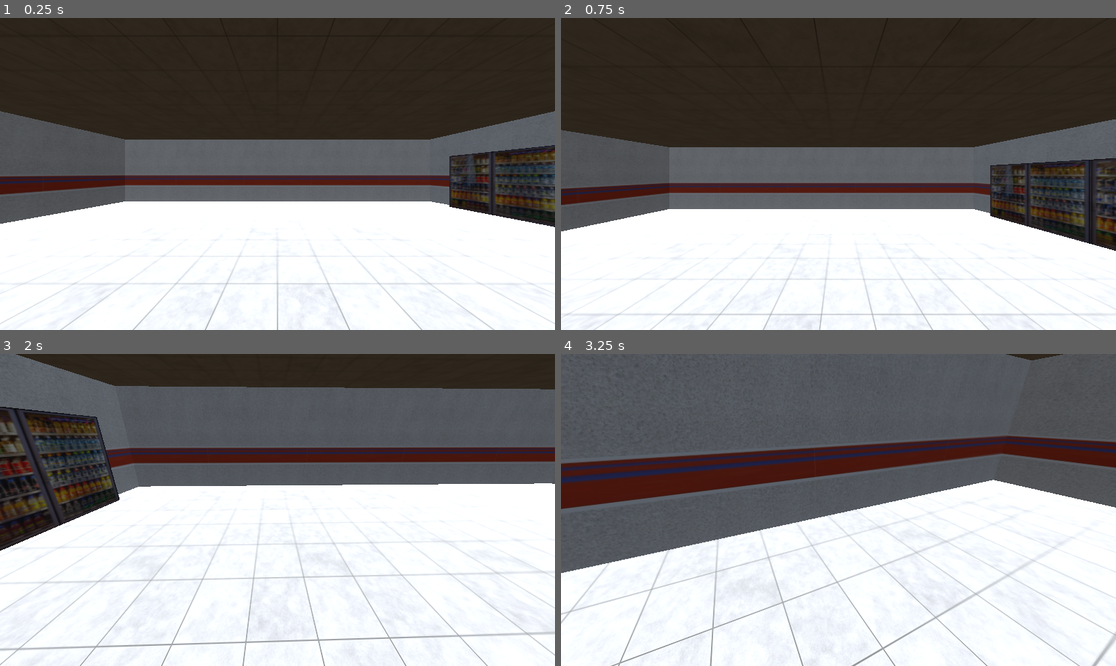
Above: before the commit, frames 1-4 (two rows, left to right).
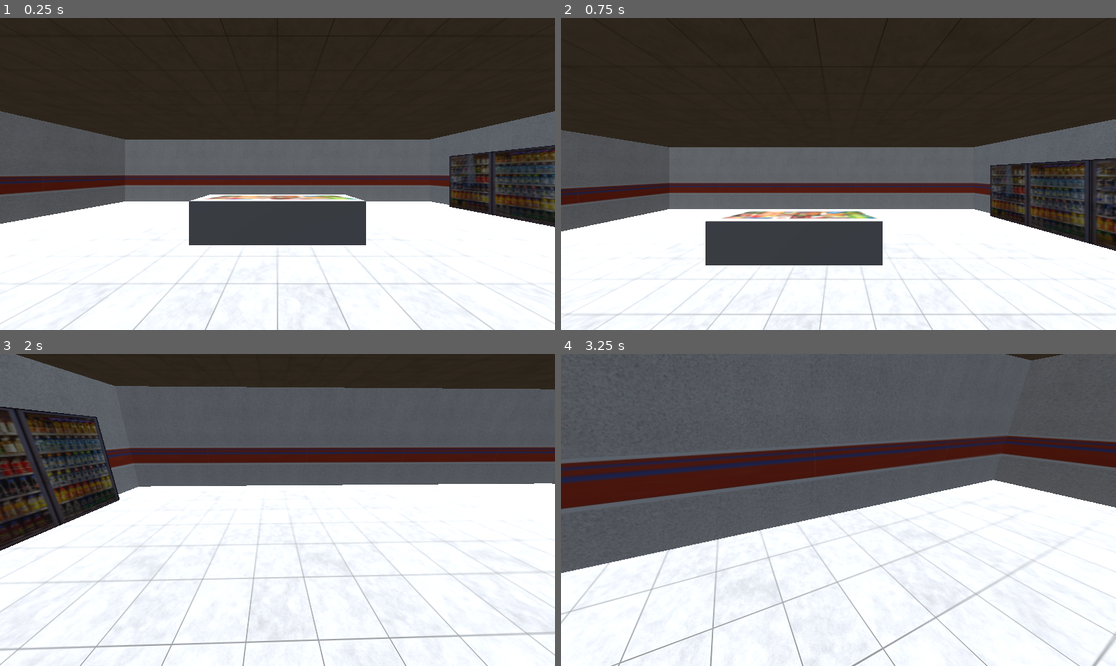
Above: after the commit, the same moments.

Repository: SigHelLun/Famished2
Game: Godot game, scene res://GasStation.tscn
The game is run twice, just before and just after one commit, with the same random seed, the same clock (stepped at 60 frames per second) and the same inputs. This scene is started directly instead of the project's main scene.
Inputs (mouse positions are in pixels of both pictures, inside the frame that each line leads up to):
- Up to frame 1 (0.25 s): no input
- Up to frame 2 (0.75 s): tap Enter (ui_accept) at 0.5 s; move the mouse to (960, 158) at 0.52 s; hold D (move_right) from 0.53 s (still down); click (960, 158) at 0.67 s
- Up to frame 3 (2 s): tap Enter (ui_accept) at 0.77, 1.52 s; move the mouse to (249, 510) at 1.27 s; release D (move_right) at 1.28 s; hold W (move_forward) from 1.28 s (still down)
- Up to frame 4 (3.25 s): keep holding W (move_forward); move the mouse to (849, 503) at 2.02 s; move the mouse to (832, 516) at 2.77 s; tap Enter (ui_accept) at 3.02 s

The runs differ from the first frame. In frame 1, 5.1% of the frame differs, in the area x 34-66%, y 56-73%; in frame 2, 5.1%, in the area x 26-58%, y 61-80%; in frame 3, less than 0.1%; in frame 4, nothing differs.

Commit message:
freezer

Diff:
--- a/GasStation.tscn
+++ b/GasStation.tscn
@@ -1,10 +1,11 @@
-[gd_scene load_steps=21 format=3 uid="uid://d3f0pup8urgpg"]
+[gd_scene load_steps=26 format=3 uid="uid://d3f0pup8urgpg"]
 
 [ext_resource type="Texture2D" uid="uid://bxi4fp35upgmw" path="res://GasStationTextures/new-gas-wall2.jpg" id="1_4kvxd"]
 [ext_resource type="PackedScene" uid="uid://c0x1iwtno5yx1" path="res://player.tscn" id="1_w2owo"]
 [ext_resource type="Texture2D" uid="uid://mfndhx6ey3b0" path="res://GasStationTextures/Ceramic-Floor-Tiles-3.jpg" id="3_a3swj"]
 [ext_resource type="Texture2D" uid="uid://dmysufgu6sbrl" path="res://GasStationTextures/4423811.62fe8f8932b27.jpeg" id="4_12e8o"]
 [ext_resource type="Texture2D" uid="uid://dl0p3i0d4fi4m" path="res://GasStationTextures/istockphoto-1148892236-612x612.jpg" id="5_5x017"]
+[ext_resource type="Texture2D" uid="uid://cqy463pgfi5il" path="res://GasStationTextures/Freezer2.png" id="6_wtvbs"]
 
 [sub_resource type="StandardMaterial3D" id="StandardMaterial3D_whi52"]
 albedo_texture = ExtResource("1_4kvxd")
@@ -56,6 +57,19 @@
 
 [sub_resource type="BoxMesh" id="BoxMesh_ruvuv"]
 material = SubResource("StandardMaterial3D_pijto")
+
+[sub_resource type="BoxMesh" id="BoxMesh_kqsbs"]
+
+[sub_resource type="StandardMaterial3D" id="StandardMaterial3D_1redh"]
+albedo_texture = ExtResource("6_wtvbs")
+uv1_scale = Vector3(1, 0.8, 0.8)
+uv1_offset = Vector3(0, 0.1, 0)
+
+[sub_resource type="PlaneMesh" id="PlaneMesh_b7moe"]
+material = SubResource("StandardMaterial3D_1redh")
+
+[sub_resource type="ConcavePolygonShape3D" id="ConcavePolygonShape3D_sil4p"]
+data = PackedVector3Array(-0.5, 0.5, 0.5, 0.5, 0.5, 0.5, -0.5, -0.5, 0.5, 0.5, 0.5, 0.5, 0.5, -0.5, 0.5, -0.5, -0.5, 0.5, 0.5, 0.5, -0.5, -0.5, 0.5, -0.5, 0.5, -0.5, -0.5, -0.5, 0.5, -0.5, -0.5, -0.5, -0.5, 0.5, -0.5, -0.5, 0.5, 0.5, 0.5, 0.5, 0.5, -0.5, 0.5, -0.5, 0.5, 0.5, 0.5, -0.5, 0.5, -0.5, -0.5, 0.5, -0.5, 0.5, -0.5, 0.5, -0.5, -0.5, 0.5, 0.5, -0.5, -0.5, -0.5, -0.5, 0.5, 0.5, -0.5, -0.5, 0.5, -0.5, -0.5, -0.5, 0.5, 0.5, 0.5, -0.5, 0.5, 0.5, 0.5, 0.5, -0.5, -0.5, 0.5, 0.5, -0.5, 0.5, -0.5, 0.5, 0.5, -0.5, -0.5, -0.5, 0.5, 0.5, -0.5, 0.5, -0.5, -0.5, -0.5, 0.5, -0.5, 0.5, 0.5, -0.5, -0.5, -0.5, -0.5, -0.5)
 
 [node name="Node3D" type="Node3D"]
 
@@ -144,18 +158,35 @@
 transform = Transform3D(0.5, 0, 0, 0, 2.5, 0, 0, 0, 4, 8.72716, 1.25, 0)
 mesh = SubResource("BoxMesh_ruvuv")
 
+[node name="MeshInstance3D2" type="MeshInstance3D" parent="MeshInstance3D"]
+transform = Transform3D(1, 0, 0, 0, 1, 0, 0, 0, 1, -0.000314713, 0, 1.00407)
+mesh = SubResource("BoxMesh_ruvuv")
+skeleton = NodePath("../..")
+
+[node name="MeshInstance3D5" type="MeshInstance3D" parent="MeshInstance3D"]
+transform = Transform3D(1, 0, 0, 0, 1, 0, 0, 0, 1, -0.000314713, 0, 2.01998)
+mesh = SubResource("BoxMesh_ruvuv")
+skeleton = NodePath("../..")
+
+[node name="MeshInstance3D3" type="MeshInstance3D" parent="MeshInstance3D"]
+transform = Transform3D(1, 0, 0, 0, 1, 0, 0, 0, 1, 0, 0, -2.00796)
+mesh = SubResource("BoxMesh_ruvuv")
+skeleton = NodePath("../..")
+
+[node name="MeshInstance3D4" type="MeshInstance3D" parent="MeshInstance3D"]
+transform = Transform3D(1, 0, 0, 0, 1, 0, 0, 0, 1, -0.000314713, 0, -1.00435)
+mesh = SubResource("BoxMesh_ruvuv")
+skeleton = NodePath("../..")
+
 [node name="MeshInstance3D2" type="MeshInstance3D" parent="."]
-transform = Transform3D(0.5, 0, 0, 0, 2.5, 0, 0, 0, 4, 8.727, 1.25, 4.01627)
-mesh = SubResource("BoxMesh_ruvuv")
+transform = Transform3D(4, 0, 0, 0, 1, 0, 0, 0, 1.545, 0, 0.504169, -5.36328)
+mesh = SubResource("BoxMesh_kqsbs")
 
-[node name="MeshInstance3D5" type="MeshInstance3D" parent="."]
-transform = Transform3D(0.5, 0, 0, 0, 2.5, 0, 0, 0, 4, 8.727, 1.25, 8.07993)
-mesh = SubResource("BoxMesh_ruvuv")
+[node name="MeshInstance3D" type="MeshInstance3D" parent="MeshInstance3D2"]
+transform = Transform3D(0.5, 0, 0, 0, 1, 0, 0, 0, 0.5, 0, 0.503317, 0)
+mesh = SubResource("PlaneMesh_b7moe")
 
-[node name="MeshInstance3D3" type="MeshInstance3D" parent="."]
-transform = Transform3D(0.5, 0, 0, 0, 2.5, 0, 0, 0, 4, 8.72716, 1.25, -8.03185)
-mesh = SubResource("BoxMesh_ruvuv")
+[node name="StaticBody3D" type="StaticBody3D" parent="MeshInstance3D2"]
 
-[node name="MeshInstance3D4" type="MeshInstance3D" parent="."]
-transform = Transform3D(0.5, 0, 0, 0, 2.5, 0, 0, 0, 4, 8.727, 1.25, -4.0174)
-mesh = SubResource("BoxMesh_ruvuv")
+[node name="CollisionShape3D" type="CollisionShape3D" parent="MeshInstance3D2/StaticBody3D"]
+shape = SubResource("ConcavePolygonShape3D_sil4p")
Binary file added: GasStationTextures/Freezer.png
Not shown, added: GasStationTextures/Freezer.png.import
Binary file added: GasStationTextures/Freezer2.png
Not shown, added: GasStationTextures/Freezer2.png.import
